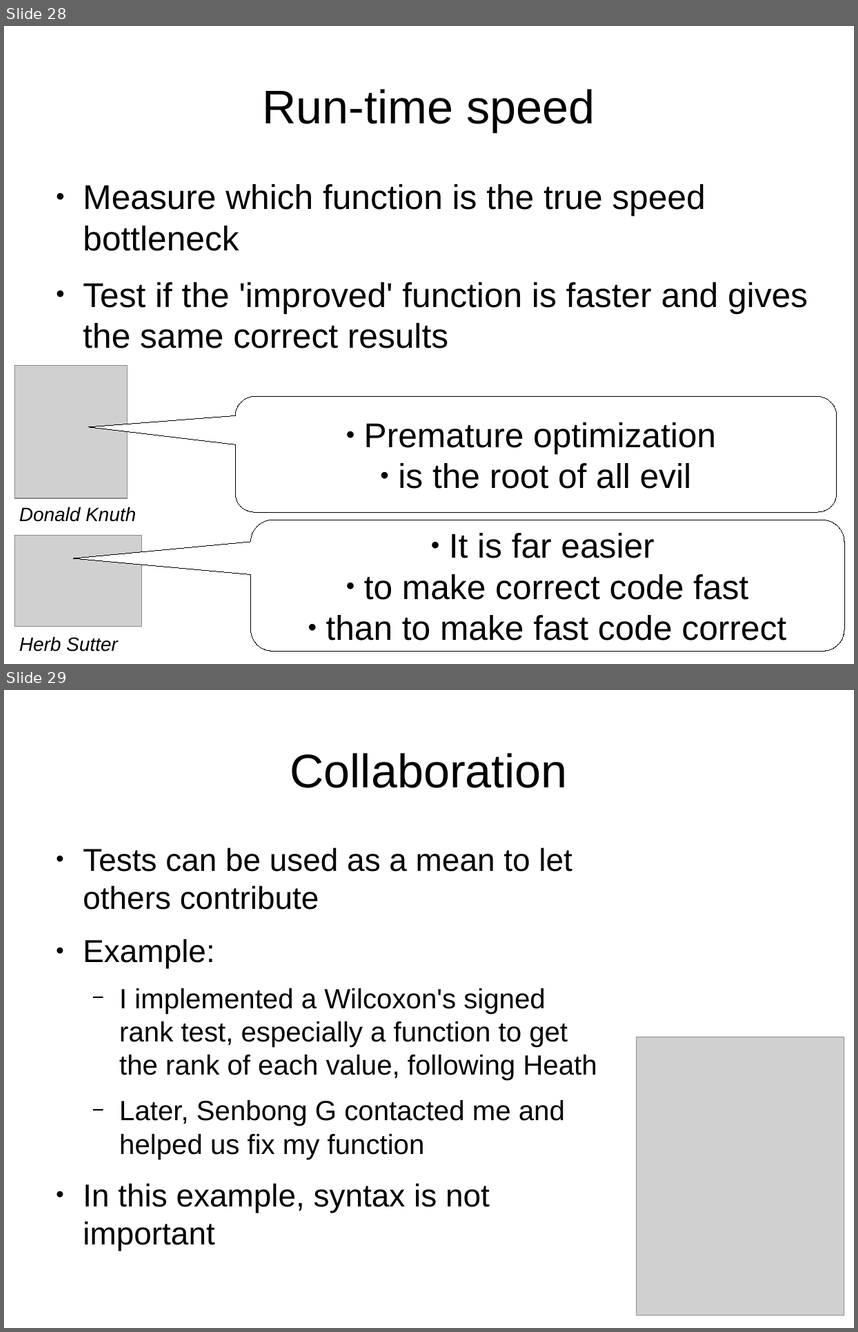
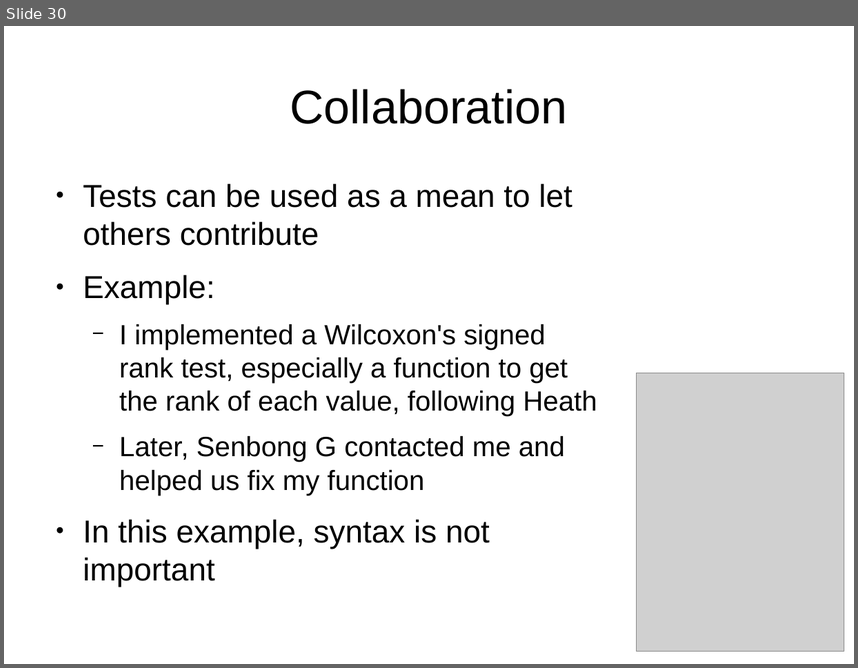
Before and after one commit to richelbilderbeek/PresentationsAboutR, a slide deck: TestDrivenDevelopment/TestDrivenDevelopment.odp. Shown one above the other, each under a label of ours: slides 28 and 29 before the commit, slide 30 after it. The pictures are 858x1332 and 858x668 pixels, drawn with LibreOffice and Linux fonts; fonts in the diff are those of the drawing; grey boxes stand for pictures. Boxes give left, top, right and bottom in pixels: in the first picture for what was removed or moved away, otherwise in the second. Text is boxed around its words. In the diff, an @@ line names an element or a change of style, - is before the commit and + after.

```diff
--- a/TestDrivenDevelopment/TestDrivenDevelopment.odp
+++ b/TestDrivenDevelopment/TestDrivenDevelopment.odp
@@ slide 28 removed at [4, 26, 854, 664], background #FFFFFF @@
@@ title removed at [263, 89, 595, 132] @@
-Run-time speed
@@ text removed at [83, 184, 808, 348] @@
-● Measure which function is the true speed bottleneck
-● Test if the 'improved' function is faster and gives the same correct results
@@ picture removed at [15, 365, 128, 498] @@
@@ rounded speech box removed at [235, 397, 837, 512] @@
-● Premature optimization
-● is the root of all evil
@@ text removed at [19, 506, 136, 521] @@
-Donald Knuth
@@ rounded speech box removed at [251, 519, 845, 651] @@
-● It is far easier
-● to make correct code fast
-● than to make fast code correct
@@ picture removed at [15, 535, 142, 626] @@
@@ text removed at [19, 636, 118, 651] @@
-Herb Sutter
@@ what was slide 29 is now slide 30 @@
```
Also in this commit, not shown: 3 slides changed, 3 slides added, 1 other slide removed, 1 other file.
